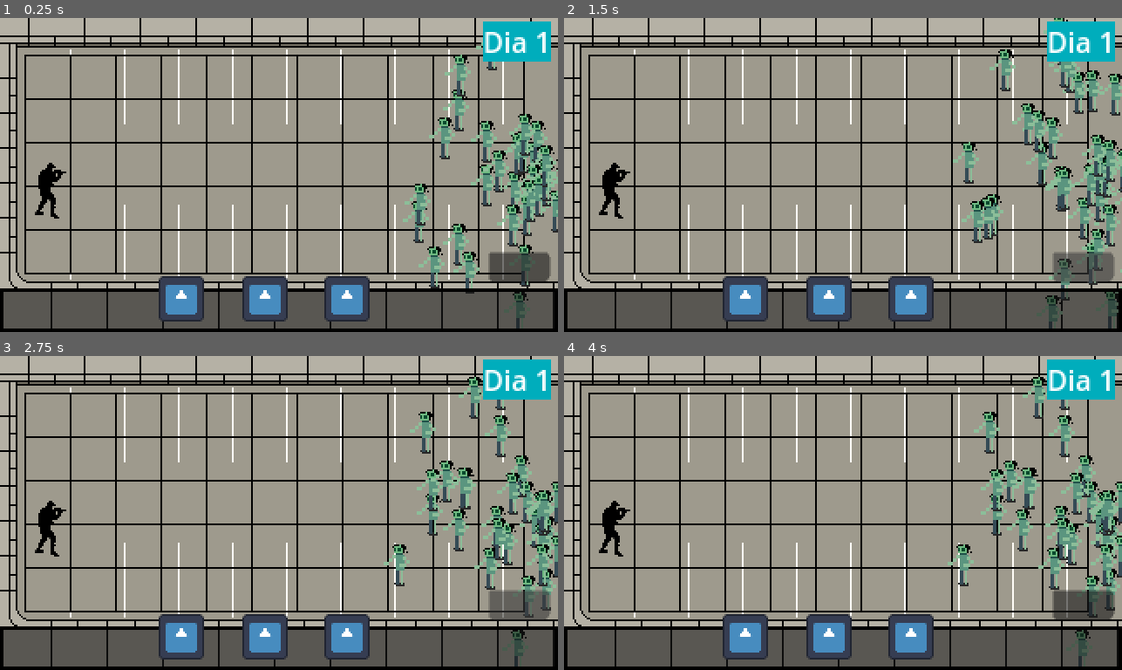
Above: before the commit, frames 1-4 (two rows, left to right).
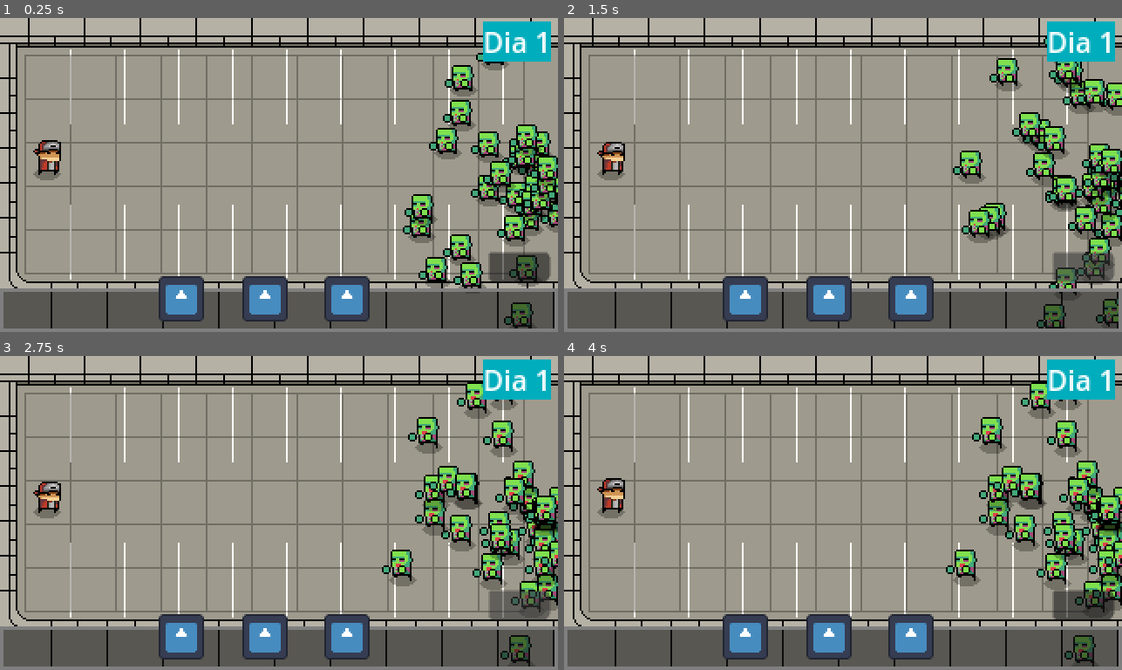
Above: after the commit, the same moments.

Repository: NatanaelSantos2/JogoZumbie
Game: Godot game, scene res://main.tscn
The game is run twice, just before and just after one commit, with the same random seed, the same clock (stepped at 60 frames per second) and the same inputs. The engine's default icon, where the game draws it, is replaced by a stand-in: a white triangle on a blue panel in a dark square.
Inputs (mouse positions are in pixels of both pictures, inside the frame that each line leads up to):
- Up to frame 1 (0.25 s): no input
- Up to frame 2 (1.5 s): click (1082, 266) at 0.5 s; click (1082, 266) at 1.25 s
- Up to frame 3 (2.75 s): click (518, 604) at 2 s
- Up to frame 4 (4 s): move the mouse to (965, 497) at 2.77 s; click (965, 497) at 2.92 s; drag from (731, 528) to (815, 575) at 3.52 s

The runs differ from the first frame. In frame 1, 16% of the frame differs, in the area x 0-100%, y 7-100%; in frame 2, 17%, in the area x 0-100%, y 0-100%; in frame 3, 17%; in frame 4, 17%.

Commit message:
v00001 arts

Diff:
--- /dev/null
+++ b/Scene/Player/player.tscn
@@ -0,0 +1,42 @@
+[gd_scene load_steps=8 format=3 uid="uid://duatyfqdnlr5x"]
+
+[ext_resource type="Script" uid="uid://bbfrovww5koie" path="res://Script/Player/player.gd" id="1_88wa8"]
+[ext_resource type="Texture2D" uid="uid://y1glvwf1srmc" path="res://Assets/Sprite2D/Player/player1.png" id="2_jd8gp"]
+[ext_resource type="Texture2D" uid="uid://1ot4cuedx644" path="res://Assets/Sprite2D/Player/player2.png" id="3_ewflj"]
+[ext_resource type="Texture2D" uid="uid://ckoj1io1x1juh" path="res://Assets/Sprite2D/Player/player3.png" id="4_2x3rd"]
+[ext_resource type="Texture2D" uid="uid://pyc6do6vypyh" path="res://Assets/Sprite2D/Player/player4.png" id="5_usf6g"]
+
+[sub_resource type="RectangleShape2D" id="RectangleShape2D_a1qst"]
+
+[sub_resource type="SpriteFrames" id="SpriteFrames_b00hk"]
+animations = [{
+"frames": [{
+"duration": 1.0,
+"texture": ExtResource("2_jd8gp")
+}, {
+"duration": 1.0,
+"texture": ExtResource("3_ewflj")
+}, {
+"duration": 1.0,
+"texture": ExtResource("4_2x3rd")
+}, {
+"duration": 1.0,
+"texture": ExtResource("5_usf6g")
+}],
+"loop": true,
+"name": &"new_animation",
+"speed": 5.0
+}]
+
+[node name="Player" type="CharacterBody2D"]
+script = ExtResource("1_88wa8")
+
+[node name="CollisionShape2D" type="CollisionShape2D" parent="."]
+shape = SubResource("RectangleShape2D_a1qst")
+
+[node name="AnimationPlayer" type="AnimationPlayer" parent="."]
+
+[node name="AnimatedSprite2D" type="AnimatedSprite2D" parent="."]
+sprite_frames = SubResource("SpriteFrames_b00hk")
+animation = &"new_animation"
+frame_progress = 0.763024
--- a/Scene/control.tscn
+++ b/Scene/control.tscn
@@ -10,7 +10,7 @@
 border_width_top = 2
 border_width_right = 2
 border_width_bottom = 2
-border_color = Color(0, 0, 0, 1)
+border_color = Color(0.497474, 0.497474, 0.497474, 1)
 
 [node name="Control" type="Control"]
 layout_mode = 3
--- a/Scene/zumbie.tscn
+++ b/Scene/zumbie.tscn
@@ -1,10 +1,45 @@
-[gd_scene load_steps=4 format=3 uid="uid://djaxbm0qo30wc"]
+[gd_scene load_steps=11 format=3 uid="uid://djaxbm0qo30wc"]
 
 [ext_resource type="Script" uid="uid://cdd424fg7e3ce" path="res://Script/zumbie.gd" id="1_b8dsm"]
-[ext_resource type="Texture2D" uid="uid://d2kk0hh2rb2oy" path="res://Sprite-0005.png" id="2_b8dsm"]
+[ext_resource type="Texture2D" uid="uid://cy0mu8lt8rr3o" path="res://Assets/Sprite2D/zumbie/Zb1.png" id="2_s6wlc"]
+[ext_resource type="Texture2D" uid="uid://nfxrw2tsus7f" path="res://Assets/Sprite2D/zumbie/Zb2.png" id="3_buyk5"]
+[ext_resource type="Texture2D" uid="uid://ssabhfuifh54" path="res://Assets/Sprite2D/zumbie/Zb3.png" id="4_p84nv"]
+[ext_resource type="Texture2D" uid="uid://cuhcu24kii6ac" path="res://Assets/Sprite2D/zumbie/Zb4.png" id="5_cwiea"]
+[ext_resource type="Texture2D" uid="uid://bqhdv8h1qetw7" path="res://Assets/Sprite2D/zumbie/Zb5.png" id="6_rtywg"]
+[ext_resource type="Texture2D" uid="uid://bn48c4xfpia1b" path="res://Assets/Sprite2D/zumbie/Zb6.png" id="7_c11of"]
+[ext_resource type="Texture2D" uid="uid://d2wl0ino7j7v5" path="res://Assets/Sprite2D/zumbie/Zb7.png" id="8_avb84"]
 
 [sub_resource type="CircleShape2D" id="CircleShape2D_b8dsm"]
-radius = 5.0
+radius = 7.0
+
+[sub_resource type="SpriteFrames" id="SpriteFrames_oqo3x"]
+animations = [{
+"frames": [{
+"duration": 1.0,
+"texture": ExtResource("2_s6wlc")
+}, {
+"duration": 1.0,
+"texture": ExtResource("3_buyk5")
+}, {
+"duration": 1.0,
+"texture": ExtResource("4_p84nv")
+}, {
+"duration": 1.0,
+"texture": ExtResource("5_cwiea")
+}, {
+"duration": 1.0,
+"texture": ExtResource("6_rtywg")
+}, {
+"duration": 1.0,
+"texture": ExtResource("7_c11of")
+}, {
+"duration": 1.0,
+"texture": ExtResource("8_avb84")
+}],
+"loop": true,
+"name": &"run",
+"speed": 5.0
+}]
 
 [node name="Zumbie" type="CharacterBody2D" groups=["zumbis"]]
 z_index = 1
@@ -14,15 +49,16 @@
 [node name="Collision" type="CollisionShape2D" parent="."]
 shape = SubResource("CircleShape2D_b8dsm")
 
-[node name="NavigationAgent" type="NavigationAgent2D" parent="."]
-debug_enabled = true
-
-[node name="Sprite" type="Sprite2D" parent="."]
-scale = Vector2(0.4, 0.4)
-texture = ExtResource("2_b8dsm")
-
 [node name="Timer" type="Timer" parent="."]
 wait_time = 2.0
 one_shot = true
 
+[node name="AnimationPlayer" type="AnimationPlayer" parent="."]
+root_node = NodePath("../AnimatedSprite2D")
+
+[node name="AnimatedSprite2D" type="AnimatedSprite2D" parent="."]
+sprite_frames = SubResource("SpriteFrames_oqo3x")
+animation = &"run"
+flip_h = true
+
 [connection signal="timeout" from="Timer" to="." method="_on_timer_timeout"]
--- /dev/null
+++ b/Script/Player/player.gd
@@ -0,0 +1,7 @@
+extends CharacterBody2D
+
+@onready var animated: AnimatedSprite2D = $AnimatedSprite2D
+
+
+func _ready() -> void:
+	animated.play("new_animation")
--- a/Script/zumbie.gd
+++ b/Script/zumbie.gd
@@ -10,6 +10,10 @@
 var dano: int = 5
 var ob: String = "construcoes"
 var pode_atacar: bool = true
+@onready var animated: AnimatedSprite2D = $AnimatedSprite2D
+
+func _ready() -> void:
+	animated.play("run")
 
 func _process(_delta):
 	if not is_instance_valid(alvo):
--- a/main.tscn
+++ b/main.tscn
@@ -1,12 +1,12 @@
 [gd_scene load_steps=9 format=3 uid="uid://dhqh7qafv3qu8"]
 
 [ext_resource type="Script" uid="uid://dou8xgs4503i8" path="res://Script/spawn.gd" id="2_0xm2m"]
+[ext_resource type="PackedScene" uid="uid://duatyfqdnlr5x" path="res://Scene/Player/player.tscn" id="2_272bh"]
 [ext_resource type="PackedScene" uid="uid://djaxbm0qo30wc" path="res://Scene/zumbie.tscn" id="3_h2yge"]
 [ext_resource type="PackedScene" uid="uid://dsgbd8bt25dm" path="res://Scene/control.tscn" id="4_1bvp3"]
-[ext_resource type="Texture2D" uid="uid://qp2jkctxt54s" path="res://Assets/Sprite2D/Player.png" id="4_lquwl"]
 [ext_resource type="Script" uid="uid://bp4maygouvbkc" path="res://Script/button.gd" id="6_7mycd"]
-[ext_resource type="Texture2D" uid="uid://dhne8ty16axut" path="res://Estacionamento.png" id="6_272bh"]
-[ext_resource type="Texture2D" uid="uid://caly4fpa5ovas" path="res://Grid.png" id="7_272bh"]
+[ext_resource type="Texture2D" uid="uid://dhne8ty16axut" path="res://Assets/Sprite2D/Estacionamento.png" id="6_272bh"]
+[ext_resource type="Texture2D" uid="uid://caly4fpa5ovas" path="res://Assets/Sprite2D/Grid.png" id="7_272bh"]
 
 [sub_resource type="StyleBoxFlat" id="StyleBoxFlat_7mycd"]
 bg_color = Color(0, 0.678865, 0.738374, 1)
@@ -20,11 +20,8 @@
 [node name="Camera" type="Camera2D" parent="."]
 position = Vector2(160, 90)
 
-[node name="Player" type="Sprite2D" parent="."]
-position = Vector2(31, 99)
-scale = Vector2(0.004, 0.004)
-texture = ExtResource("4_lquwl")
-flip_h = true
+[node name="Player2" parent="." instance=ExtResource("2_272bh")]
+position = Vector2(27, 81)
 
 [node name="Spawn" type="Node2D" parent="."]
 position = Vector2(311, 92)
@@ -79,6 +76,7 @@
 text = "Dia 1"
 
 [node name="Sprite2D2" type="Sprite2D" parent="."]
+modulate = Color(1, 1, 1, 0.286275)
 position = Vector2(160, 67)
 texture = ExtResource("7_272bh")
 
Renamed: Estacionamento.png -> Assets/Sprite2D/Estacionamento.png
Not shown, added: Assets/Sprite2D/Estacionamento.png.import
Renamed: Grid.png -> Assets/Sprite2D/Grid.png
Not shown, added: Assets/Sprite2D/Grid.png.import
Binary file added: Assets/Sprite2D/Player/player.png
Not shown, changed: Assets/Sprite2D/Player/player.png.import
Binary file added: Assets/Sprite2D/Player/player1.png
Not shown, changed: Assets/Sprite2D/Player/player1.png.import
Binary file added: Assets/Sprite2D/Player/player2.png
Not shown, changed: Assets/Sprite2D/Player/player2.png.import
Binary file added: Assets/Sprite2D/Player/player3.png
Not shown, added: Assets/Sprite2D/Player/player3.png.import
(and 22 more such lines)
